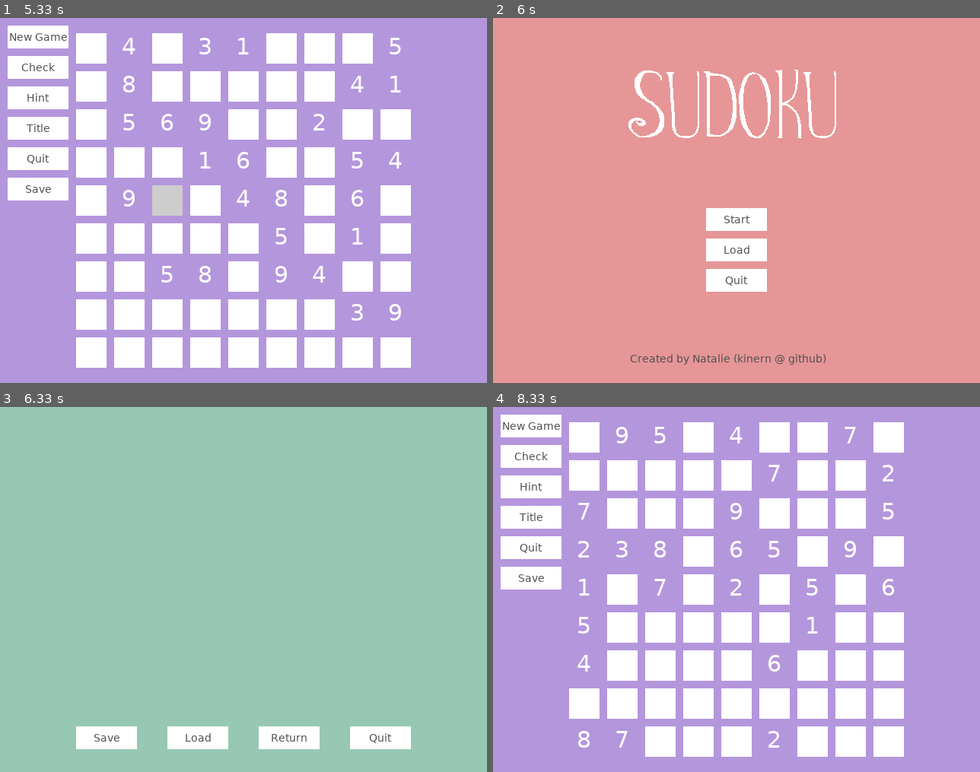
Above: before the commit, frames 1-4 (two rows, left to right).
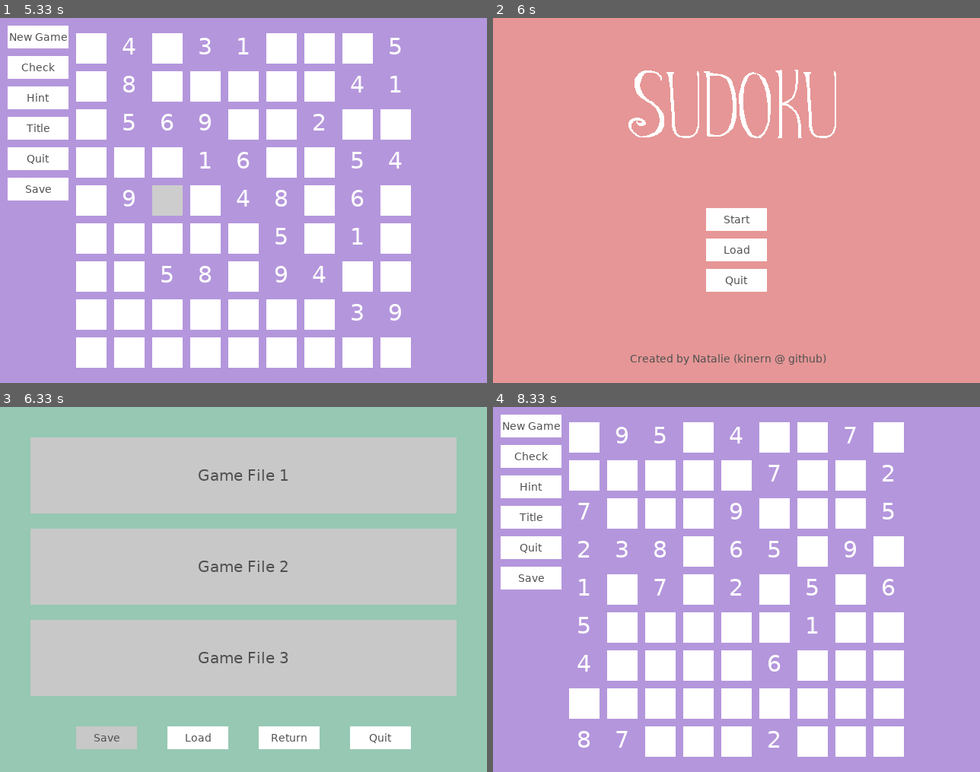
Above: after the commit, the same moments.

Repository: kinern/sudoku-pygame
Game: pygame game, started from main.py
Same seed, same stepped clock (60 frames per second), same inputs: the game is played once before the commit and once after it.
Inputs (mouse positions are in pixels of both pictures, inside the frame that each line leads up to):
- Up to frame 1 (5.33 s): press the mouse at (243, 218) at 0.37 s; move the mouse to (165, 251) at 0.47 s; release the mouse at (92, 284) at 0.6 s; press the mouse at (209, 280) at 0.7 s; move the mouse to (146, 196) at 0.8 s; release the mouse at (77, 112) at 0.93 s; press the mouse at (131, 167) at 1.17 s; move the mouse to (282, 251) at 1.27 s; release the mouse at (428, 339) at 1.4 s; press the mouse at (38, 36) at 1.8 s; move the mouse to (87, 178) at 1.9 s; release the mouse at (136, 317) at 2.03 s; press the mouse at (170, 317) at 2.4 s; move the mouse to (141, 288) at 2.5 s; release the mouse at (107, 258) at 2.63 s; move the mouse to (170, 240) at 2.97 s; press the mouse at (170, 240) at 3 s; move the mouse to (297, 153) at 3.1 s; release the mouse at (423, 61) at 3.23 s; press the mouse at (97, 127) at 3.6 s; move the mouse to (155, 94) at 3.7 s; release the mouse at (219, 65) at 3.83 s; press the mouse at (248, 317) at 4.2 s; move the mouse to (306, 207) at 4.3 s; release the mouse at (365, 98) at 4.43 s; press the mouse at (170, 204) at 4.8 s; move the mouse to (224, 193) at 4.9 s; release the mouse at (282, 178) at 5.03 s
- Up to frame 2 (6 s): press the mouse at (531, 127) at 5.4 s; move the mouse to (580, 171) at 5.5 s; release the mouse at (634, 215) at 5.63 s; move the mouse to (736, 251) at 5.97 s
- Up to frame 3 (6.33 s): press the mouse at (243, 640) at 6 s; move the mouse to (165, 563) at 6.1 s; release the mouse at (92, 487) at 6.23 s
- Up to frame 4 (8.33 s): press the mouse at (600, 739) at 6.6 s; move the mouse to (687, 604) at 6.7 s; release the mouse at (770, 472) at 6.83 s; press the mouse at (780, 739) at 7.37 s; move the mouse to (682, 658) at 7.47 s; release the mouse at (580, 582) at 7.6 s; press the mouse at (736, 607) at 8.13 s; move the mouse to (829, 651) at 8.23 s

Frames 1-2 are identical in both runs. In frame 3, 55% of the frame differs, in the area x 6-94%, y 8-94%; in frame 4, nothing differs.

Commit message:
Adding save file ui with selectable file buttons.

Diff:
--- a/main.py
+++ b/main.py
@@ -5,6 +5,8 @@
 import copy
 from enum import Enum
 import shelve
+from pathlib import Path
+
 
 
 screen_width = 640
@@ -210,6 +212,7 @@
         self.gameMatrix = gameMatrix
         self.solutionMatrix = solutionMatrix
         self.inputValues = inputValues
+
 
 def gameScreen(screen, currentGameData = None):
 
@@ -554,7 +557,7 @@
         #Handle Title Screen Events
         for event in pygame.event.get():
             if event.type == pygame.QUIT:
-                return GameState.QUIT
+                return {'state': GameState.QUIT, 'data': None }
             if event.type == pygame.MOUSEBUTTONDOWN:
                 if pygame.mouse.get_pressed()[0]:
                     for alert in alertBoxCollection:
@@ -567,23 +570,67 @@
                 for n in inputBoxCollection:
                     n.handleEvent(event)
 
+
 def loadScreen(screen, currentGameData = None):
 
     localGameState = GameState.LOAD
 
     class saveFileBox:
-        def __init__(self, num):
+        def __init__(self, num, hasSave = True, bgColor=(255,255,255) ):
+            self.x = 40
+            self.y = 120*num+40
+            self.size = (560, 100)
+            self.hasSave = hasSave
+            self.selected = False
             self.num = num
-
-        def render(self, num):
-            boxRect = Rect(40, 80*self.num+10, 240, 80)
-            pygame.draw.rect(screen, (255,255,255), boxRect)
+            self.font = pygame.font.SysFont("Verdana", 20)
+            self.text = self.font.render("Game File "+str(num+1), 1, (80,80,80))
+            self.surface = pygame.Surface(self.size)
+            self.surface.fill(bgColor)
+            self.surface.blit(self.text, (int(self.size[0]/2)-int(self.text.get_rect().width/2), int(self.size[1]/2)-int(self.text.get_rect().height/2)))
+            self.rect = pygame.Rect(self.x, self.y, self.size[0], self.size[1])
+
+        def render(self):
+            bgColor = (180, 180, 255) if (self.selected) else (255,255,255)
+            bgColor = bgColor if (self.hasSave) else (200,200,200)
+            self.surface.fill(bgColor)
+            self.surface.blit(self.text, (int(self.size[0]/2)-int(self.text.get_rect().width/2), int(self.size[1]/2)-int(self.text.get_rect().height/2)))
+            self.rect = pygame.Rect(self.x, self.y, self.size[0], self.size[1])
+            screen.blit(self.surface, (self.x, self.y))
+
+        def click(self, event):
+            if (not self.hasSave):
+                return False
+            x, y = pygame.mouse.get_pos()
+            if self.rect.collidepoint(x, y):
+                clearSaveSelection()
+                self.selected = True
+                renderSaveFiles()
+
+
 
     #Display files with buttons
     saveFileBoxes = []
     for n in range(3):
-        newBox = saveFileBox(n)
-        saveFileBoxes.append(newBox)
+        fileName = "save.bin.dat"
+        saveFile = Path(fileName)
+        if (not saveFile.is_file()):
+            bgColor = (200,200,200)
+            hasSave = False
+            newBox = saveFileBox(n,hasSave=hasSave,bgColor=bgColor)
+            saveFileBoxes.append(newBox)
+        else:
+            newBox = saveFileBox(n)
+            saveFileBoxes.append(newBox)
+
+    def clearSaveSelection():
+        for n in saveFileBoxes:
+            n.selected = False
+
+    def renderSaveFiles():
+        for n in saveFileBoxes:
+            n.render()
+        pygame.display.flip()
 
     def saveGame():
         if (currentGameData == None):
@@ -618,14 +665,15 @@
         nonlocal localGameState
         localGameState = GameState.QUIT
 
-    #Get history from main loop to determine if this is disabled
+
+    saveBtnColor = (255,255,255) if (currentGameData != None) else (200,200,200)
     saveBtn = Button(
     "Save",
     pos=(100, 420),
     size=(80, 30),
     font=14,
     fontColor=(80,80,80),
-    bg=(255,255,255),
+    bg=saveBtnColor,
     onClick=saveGame)
 
     #Check if no loads available
@@ -662,6 +710,8 @@
     screen.fill((150,200,180))
     for button in buttons:
         screen.blit(button.surface, (button.x, button.y))
+    for saveFile in saveFileBoxes:
+        saveFile.render()
     pygame.display.flip()
 
     running = True
@@ -674,15 +724,13 @@
         #Handle Load Screen Events
         for event in pygame.event.get():
             if event.type == pygame.QUIT:
-                return GameState.QUIT
+                return {'state':GameState.QUIT, 'data':None}
             if event.type == pygame.MOUSEBUTTONDOWN:
                 if pygame.mouse.get_pressed()[0]:
                     for button in buttons:
                         button.click(event)
-
-
-
-
+                    for saveFile in saveFileBoxes:
+                        saveFile.click(event)
 
 
 def main(gameState):
